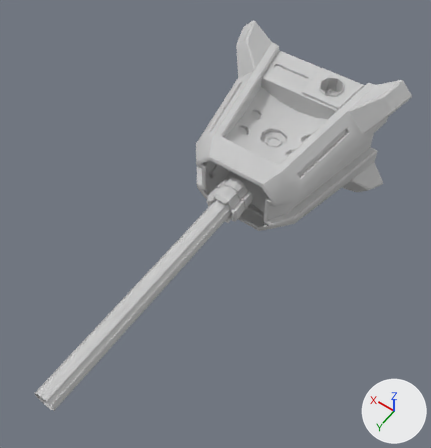
Renders of the FBX model Project/Assets/AssetDA/_LevelDesign/LD_04/00_Avion/Stand à armure/Mesh/SU_MeStandArmor.FBX from each side of a commit.
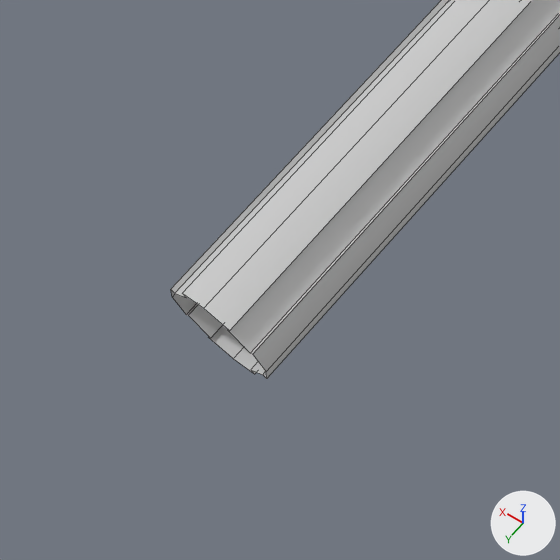
Each version is shown whole from a 50 mm camera at (-3.06, 7.08, 6.54) aimed at (-0.12, 2.97, 0.08), then close up on the part from 0% to 26% of the width and 75% to 100% of the height. Arrows for +X, +Y and +Z are at lower right; the lights stay in place. The close-ups show mesh edges as thin lines. Where no turn or scale is listed for an object, it has been applied to the vertices. Vertices at the same position are counted once.

In view in the first close-up: 'SU_Recuperation Armure'.
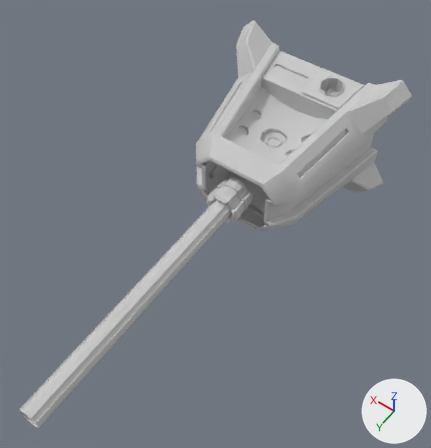
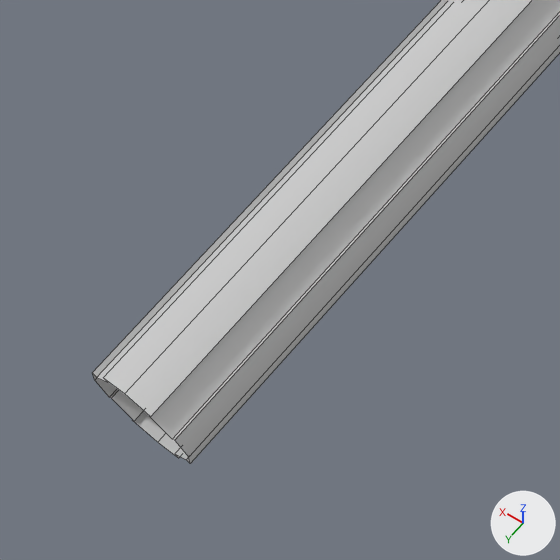
Changed parts and their boxes [x1, y1, x2, y2] in the close-ups (560 x 560 px):
'SU_Recuperation Armure', reshaped: before [171, 0, 560, 379]; after [92, 0, 560, 464]

The edits, one by one:
me_mesh has 1234 vertices, 1264 faces and spans x -1.45..1.45, y 0.0..6.11, z -1.12..1.12.
me_mesh is used by ob_su_recuperation_armure; location (0.0, 0.0, 0.0).
me_mesh part 1: all 20 vertices in x -0.15..0.15, y 6.11, z -0.15..0.15 are moved by (0.0, 0.24, 0.0).
